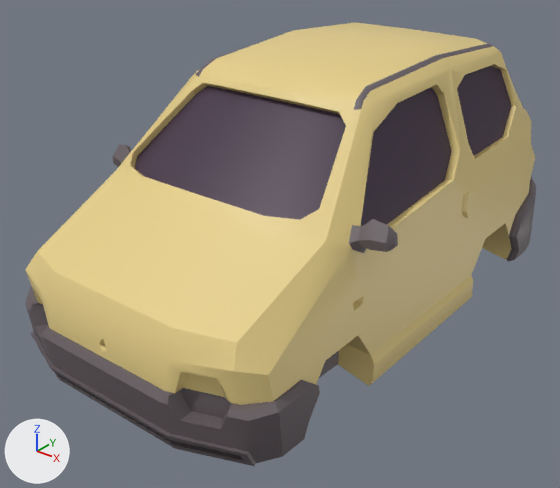
Before and after pictures for a commit that changed the Blender file juegojuego/Assets/BlenderTempFiles/CarExterior.blend.
Rendered twice from a camera (50 mm lens) standing at (4.92, -6.65, 3.93) and looking at (-0.12, -0.35, 0.02). Lighting does not change. The marker at lower left points along +X, +Y and +Z.
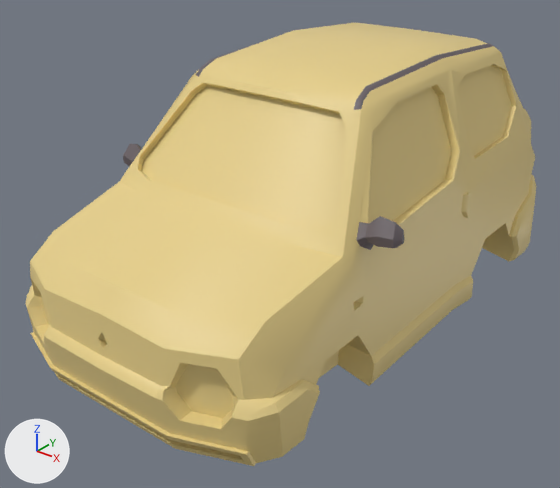
Boxes [x1, y1, x2, y2] around the edits, measured in the pictures (560 x 488 px; the box of a moved part takes in the faces that stretch with it):
'Cube', reshaped, shading changed, recoloured
    both: [25, 22, 536, 466]
part 1 of me_cube_003, moved or reshaped
    both: [25, 76, 454, 451]
part 2 of me_cube_003, shading changed
    both: [192, 22, 535, 386]
part 3 of me_cube_003, recoloured
    both: [457, 65, 512, 156]
part 4 of me_cube_003, recoloured
    both: [30, 324, 339, 466]
part 5 of me_cube_003, recoloured
    both: [507, 177, 536, 261]

The edits, one by one:
me_cube_003 is used by ob_cube; location (0.0, 0.0, 0.0); rotation (1.571, 0.0, 0.0), in degrees (90, 0, 0); scale (0.01, 0.01, 0.01).
me_cube_003 had 384 vertices, 330 faces and spanned x 0.0..187.0, y -78.0..218.0, z -345.0..312.0.
me_cube_003 now has 384 vertices, 330 faces and spans x 0.0..185.0, y -78.0..218.0, z -345.0..313.0.
me_cube_003 part 1: 80 of 384 vertices moved; they spanned x 0.0..187.0, y -17.0..120.0, z 112.0..312.0 and now span x 0.0..185.0, y -16.0..110.0, z 98.0..313.0; mean shift (1.0, -1.0, -10.0); largest move (133.0, 47.0, 272.0) -> (141.0, 57.0, 245.0).
me_cube_003 part 2: edges marked sharp go from 398 to 394.
me_cube_003 part 3: all 6 faces that had it switch from mat_windows (dark purple #402c43) to mat_material_001 (its picture is missing).
me_cube_003 part 4: 71 of the faces centred in x 40.0..169.0, y -75.0..-4.0, z 6.0..310.0 switch from mat_bumpers (dark grey #675d62) to mat_material_001 (its picture is missing).
me_cube_003 part 5: 37 of the faces centred in x 47.0..169.0, y -74.0..25.0, z -337.0..-163.0 switch from mat_bumpers (dark grey #675d62) to mat_material_001 (its picture is missing).
